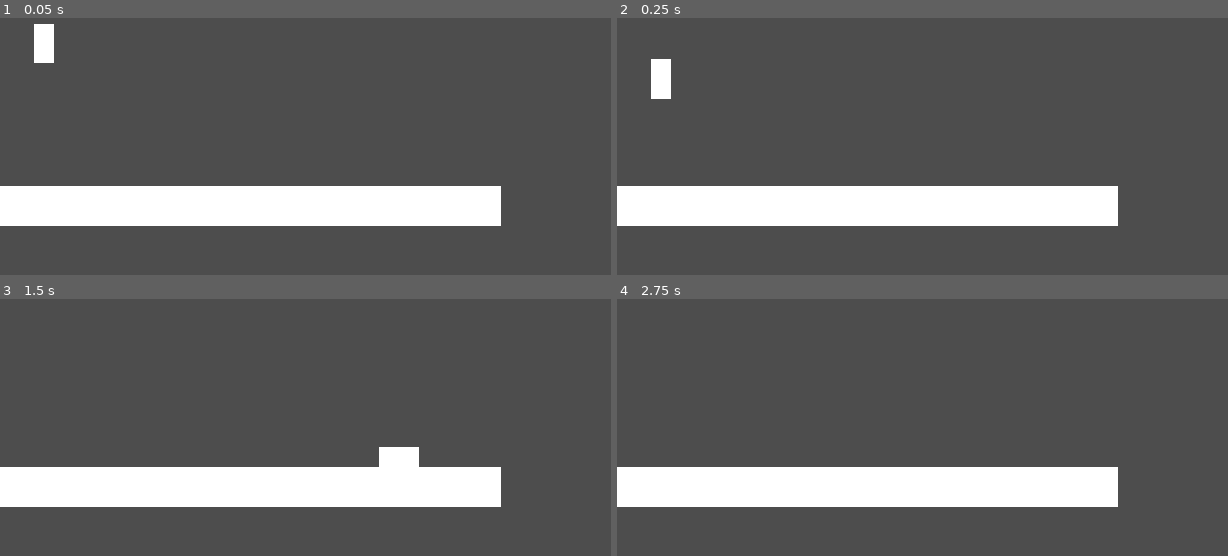
Above: before the commit, frames 1-4 (two rows, left to right).
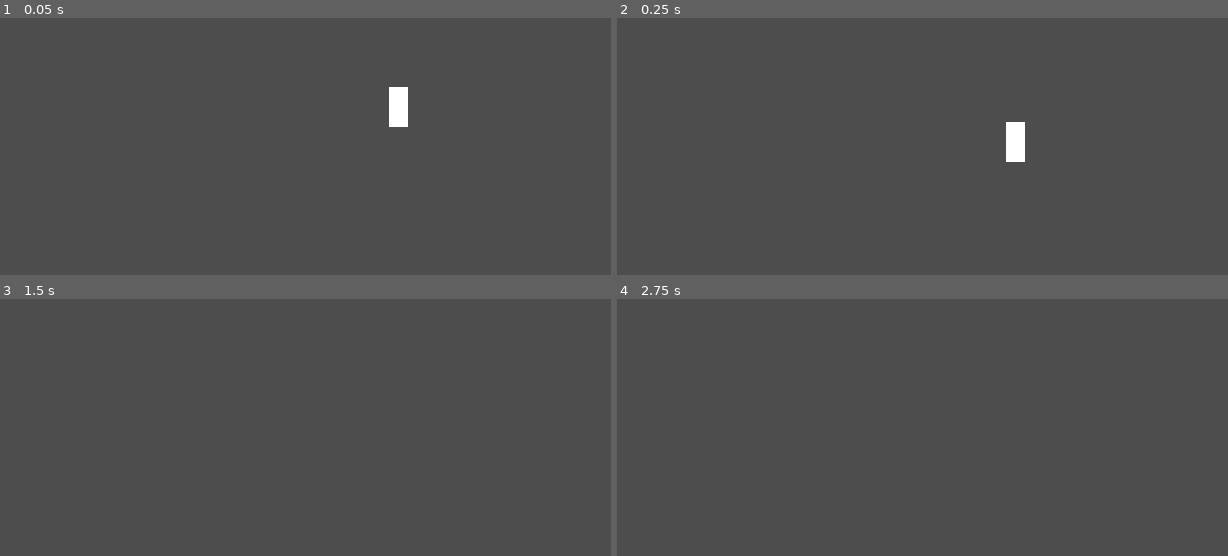
Above: after the commit, the same moments.

Repository: autonomouscrow/color-game
Game: Godot game, scene res://Scenes/Main.tscn
Two runs of this game, one before a commit and one after it. Both use one fixed random seed, a clock stepped at 60 frames per second and the inputs below. Before the commit the project starts from res://Scenes/test.tscn.
Inputs:
- Up to frame 1 (0.05 s): no input
- Up to frame 2 (0.25 s): no input
- Up to frame 3 (1.5 s): hold C (dash) 0.53-1.28 s; hold Right (move_right) from 0.53 s (still down); tap Z (jump) at 0.77 s; tap D (slide) at 1.35 s
- Up to frame 4 (2.75 s): tap Z (jump) at 1.52 s; release Right (move_right) at 2.03 s; hold Left (move_left) from 2.03 s (still down); hold C (dash) from 2.03 s (still down)

The runs differ from the first frame. In frame 1, 14% of the frame differs, in the area x 0-82%, y 2-81%; in frame 2, 14%, in the area x 0-82%, y 15-81%; in frame 3, 13%; in frame 4, 13%.

Commit message:
changed main scene

Diff:
--- a/project.godot
+++ b/project.godot
@@ -11,7 +11,7 @@
 [application]
 
 config/name="color"
-run/main_scene="uid://bkxfgk1pdsqw8"
+run/main_scene="uid://b3v1edmqhqd75"
 config/features=PackedStringArray("4.7", "GL Compatibility")
 config/icon="res://icon.svg"
 
